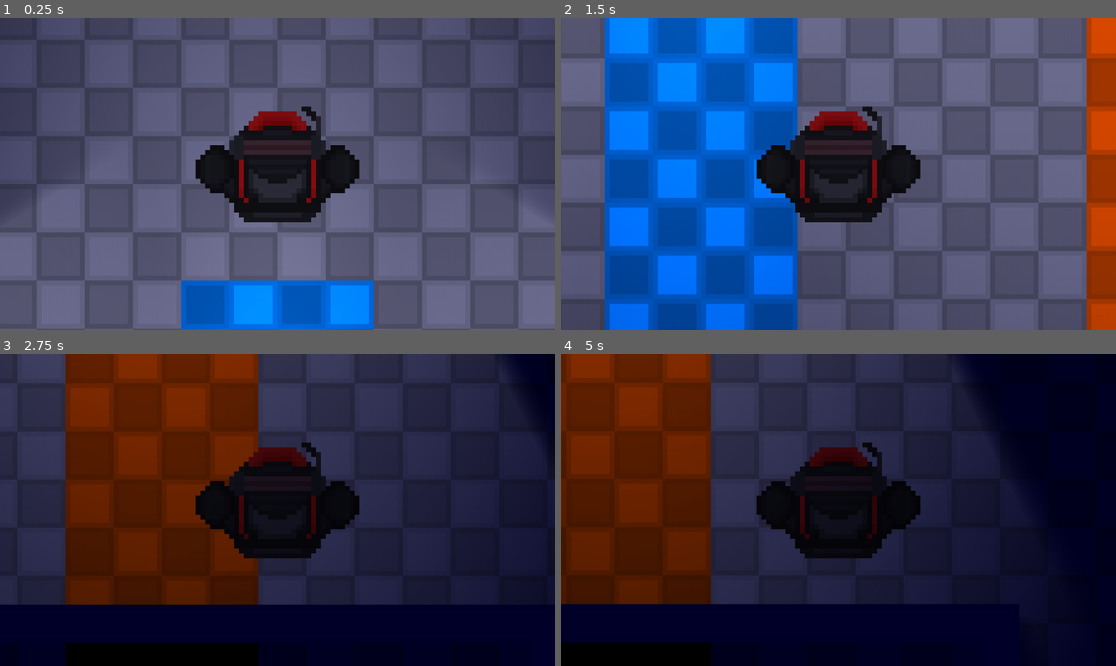
Above: before the commit, frames 1-4 (two rows, left to right).
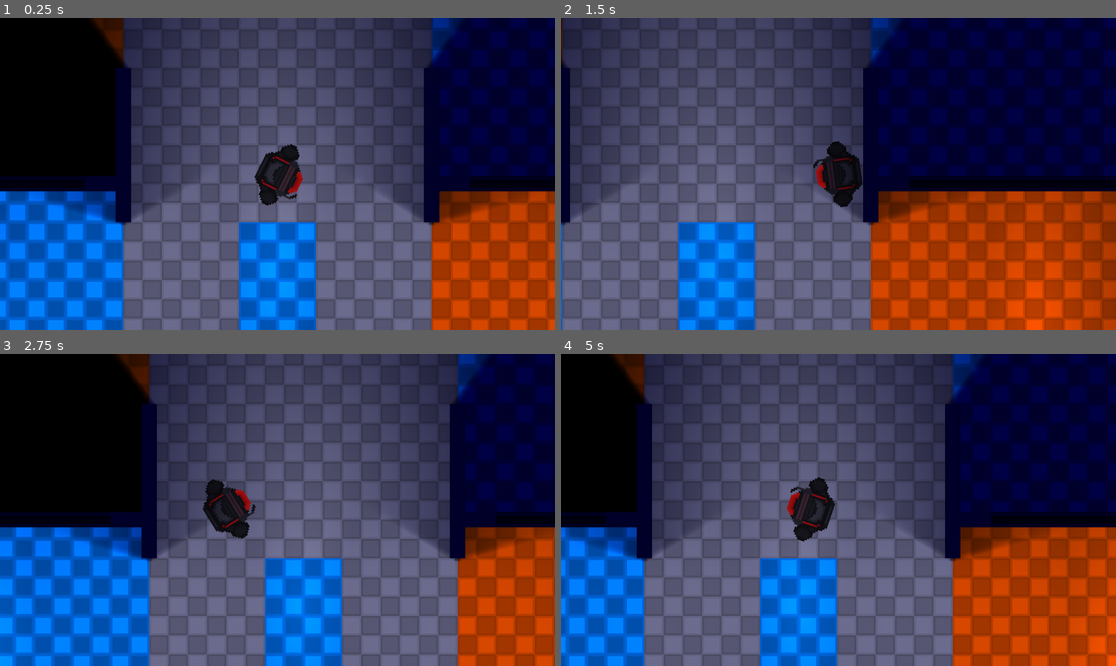
Above: after the commit, the same moments.

Repository: EliasLunden-TIVI/Project-Zero-Reloaded
Game: Godot game, scene res://Scenes/Testing/Testing.tscn
Same seed, same stepped clock (60 frames per second), same inputs: the game is played once before the commit and once after it. The project has no main scene, so this scene is started directly.
Inputs (mouse positions are in pixels of both pictures, inside the frame that each line leads up to):
- Up to frame 1 (0.25 s): no input
- Up to frame 2 (1.5 s): tap Enter (ui_accept) at 0.5, 0.77, 0.8, 1.07, 1.35 s; move the mouse to (960, 158) at 0.52 s; hold Shift (Movement_Sprint, bound only after the commit) 0.53-1.28 s; hold Right (ui_right) from 0.53 s (still down); move the mouse to (727, 189) at 1.27 s
- Up to frame 3 (2.75 s): tap Enter (ui_accept) at 1.52, 1.82, 2.3 s; tap Shift (Movement_Sprint, bound only after the commit) at 1.55 s; move the mouse to (333, 441) at 2.02 s; release Right (ui_right) at 2.03 s; hold Left (ui_left) from 2.03 s (still down); hold Shift (Movement_Sprint, bound only after the commit) from 2.03 s (still down)
- Up to frame 4 (5 s): move the mouse to (810, 572) at 2.77 s; release Left (ui_left) at 2.78 s; release Shift (Movement_Sprint, bound only after the commit) at 2.78 s; hold Right (ui_right) 2.78-4.28 s; tap Shift (Movement_Sprint, bound only after the commit) at 2.85, 4.35 s; tap Enter (ui_accept) at 3.02, 3.32, 3.6, 3.77, 4.07, 4.52, 4.82 s; move the mouse to (1005, 556) at 3.52 s; move the mouse to (672, 463) at 4.27 s; hold Left (ui_left) from 4.28 s (still down)

The runs differ from the first frame. In frame 1, 77% of the frame differs, in the area x 0-100%, y 0-100%; in frame 2, 90%; in frame 3, 86%; in frame 4, 78%.

Commit message:
Added player movement
- Added X and Y axis movement
- Added movement related variables

- Made movement be seperate from physics process, fixing a bug that caused jittery movement.

Diff:
--- a/Prefabs/Player.tscn
+++ b/Prefabs/Player.tscn
@@ -8,6 +8,9 @@
 [ext_resource type="Texture2D" uid="uid://cboctssvoh1qe" path="res://Textures/Character/Player/Zero/Zero.Head.png" id="6_gg3t4"]
 [ext_resource type="Texture2D" uid="uid://be2fiufhg55k6" path="res://Textures/Character/Player/Zero/Zero.visor.png" id="7_javds"]
 [ext_resource type="Texture2D" uid="uid://trmg1qdhkcae" path="res://Textures/Character/Player/Zero/Zero_Shoulder2.png" id="9_lhekp"]
+
+[sub_resource type="CanvasItemMaterial" id="CanvasItemMaterial_31m54"]
+light_mode = 1
 
 [sub_resource type="Animation" id="Animation_javds"]
 length = 0.001
@@ -1185,6 +1188,7 @@
 radius = 138.43771
 
 [node name="Player" type="CharacterBody2D" unique_id=1520154662]
+physics_interpolation_mode = 1
 script = ExtResource("1_um8lo")
 
 [node name="Skeleton2D" type="Skeleton2D" parent="." unique_id=324574269]
@@ -1248,9 +1252,13 @@
 
 [node name="Head-Visor" type="Sprite2D" parent="Torso/Head" unique_id=1201544155]
 z_index = 1
+material = SubResource("CanvasItemMaterial_31m54")
 texture = ExtResource("7_javds")
 
 [node name="Camera2D" type="Camera2D" parent="." unique_id=504990517]
+zoom = Vector2(0.4, 0.4)
+position_smoothing_enabled = true
+rotation_smoothing_enabled = true
 
 [node name="CharacterAnimator" type="AnimationPlayer" parent="." unique_id=1416798122]
 libraries/ = SubResource("AnimationLibrary_lhekp")
--- a/Scenes/Testing/Testing.tscn
+++ b/Scenes/Testing/Testing.tscn
@@ -74,447 +74,6 @@
 0:0/0 = 0
 1:0/0 = 0
 2:0/0 = 0
-3:0/0 = 0
-4:0/0 = 0
-5:0/0 = 0
-6:0/0 = 0
-7:0/0 = 0
-8:0/0 = 0
-9:0/0 = 0
-10:0/0 = 0
-11:0/0 = 0
-12:0/0 = 0
-13:0/0 = 0
-14:0/0 = 0
-15:0/0 = 0
-16:0/0 = 0
-17:0/0 = 0
-18:0/0 = 0
-19:0/0 = 0
-20:0/0 = 0
-21:0/0 = 0
-22:0/0 = 0
-23:0/0 = 0
-24:0/0 = 0
-25:0/0 = 0
-26:0/0 = 0
-27:0/0 = 0
-28:0/0 = 0
-29:0/0 = 0
-30:0/0 = 0
-31:0/0 = 0
-32:0/0 = 0
-33:0/0 = 0
-34:0/0 = 0
-35:0/0 = 0
-36:0/0 = 0
-0:1/0 = 0
-1:1/0 = 0
-2:1/0 = 0
-3:1/0 = 0
-4:1/0 = 0
-5:1/0 = 0
-6:1/0 = 0
-7:1/0 = 0
-8:1/0 = 0
-9:1/0 = 0
-10:1/0 = 0
-11:1/0 = 0
-12:1/0 = 0
-13:1/0 = 0
-14:1/0 = 0
-15:1/0 = 0
-16:1/0 = 0
-17:1/0 = 0
-18:1/0 = 0
-19:1/0 = 0
-20:1/0 = 0
-21:1/0 = 0
-22:1/0 = 0
-23:1/0 = 0
-24:1/0 = 0
-25:1/0 = 0
-26:1/0 = 0
-27:1/0 = 0
-28:1/0 = 0
-29:1/0 = 0
-30:1/0 = 0
-31:1/0 = 0
-32:1/0 = 0
-33:1/0 = 0
-34:1/0 = 0
-35:1/0 = 0
-36:1/0 = 0
-0:2/0 = 0
-1:2/0 = 0
-2:2/0 = 0
-3:2/0 = 0
-4:2/0 = 0
-5:2/0 = 0
-6:2/0 = 0
-7:2/0 = 0
-8:2/0 = 0
-9:2/0 = 0
-10:2/0 = 0
-11:2/0 = 0
-12:2/0 = 0
-13:2/0 = 0
-14:2/0 = 0
-15:2/0 = 0
-16:2/0 = 0
-17:2/0 = 0
-18:2/0 = 0
-19:2/0 = 0
-20:2/0 = 0
-21:2/0 = 0
-22:2/0 = 0
-23:2/0 = 0
-24:2/0 = 0
-25:2/0 = 0
-26:2/0 = 0
-27:2/0 = 0
-28:2/0 = 0
-29:2/0 = 0
-30:2/0 = 0
-31:2/0 = 0
-32:2/0 = 0
-33:2/0 = 0
-34:2/0 = 0
-35:2/0 = 0
-36:2/0 = 0
-0:3/0 = 0
-1:3/0 = 0
-2:3/0 = 0
-3:3/0 = 0
-4:3/0 = 0
-5:3/0 = 0
-6:3/0 = 0
-7:3/0 = 0
-8:3/0 = 0
-9:3/0 = 0
-10:3/0 = 0
-11:3/0 = 0
-12:3/0 = 0
-13:3/0 = 0
-14:3/0 = 0
-15:3/0 = 0
-16:3/0 = 0
-17:3/0 = 0
-18:3/0 = 0
-19:3/0 = 0
-20:3/0 = 0
-21:3/0 = 0
-22:3/0 = 0
-23:3/0 = 0
-24:3/0 = 0
-25:3/0 = 0
-26:3/0 = 0
-27:3/0 = 0
-28:3/0 = 0
-29:3/0 = 0
-30:3/0 = 0
-31:3/0 = 0
-32:3/0 = 0
-33:3/0 = 0
-34:3/0 = 0
-35:3/0 = 0
-36:3/0 = 0
-0:4/0 = 0
-1:4/0 = 0
-2:4/0 = 0
-3:4/0 = 0
-4:4/0 = 0
-5:4/0 = 0
-6:4/0 = 0
-7:4/0 = 0
-8:4/0 = 0
-9:4/0 = 0
-10:4/0 = 0
-11:4/0 = 0
-12:4/0 = 0
-13:4/0 = 0
-14:4/0 = 0
-15:4/0 = 0
-16:4/0 = 0
-17:4/0 = 0
-18:4/0 = 0
-19:4/0 = 0
-20:4/0 = 0
-21:4/0 = 0
-22:4/0 = 0
-23:4/0 = 0
-24:4/0 = 0
-25:4/0 = 0
-26:4/0 = 0
-27:4/0 = 0
-28:4/0 = 0
-29:4/0 = 0
-30:4/0 = 0
-31:4/0 = 0
-32:4/0 = 0
-33:4/0 = 0
-34:4/0 = 0
-35:4/0 = 0
-36:4/0 = 0
-0:5/0 = 0
-1:5/0 = 0
-2:5/0 = 0
-3:5/0 = 0
-4:5/0 = 0
-5:5/0 = 0
-6:5/0 = 0
-7:5/0 = 0
-8:5/0 = 0
-9:5/0 = 0
-10:5/0 = 0
-11:5/0 = 0
-12:5/0 = 0
-13:5/0 = 0
-14:5/0 = 0
-15:5/0 = 0
-16:5/0 = 0
-17:5/0 = 0
-18:5/0 = 0
-19:5/0 = 0
-20:5/0 = 0
-21:5/0 = 0
-22:5/0 = 0
-23:5/0 = 0
-24:5/0 = 0
-25:5/0 = 0
-26:5/0 = 0
-27:5/0 = 0
-28:5/0 = 0
-29:5/0 = 0
-30:5/0 = 0
-31:5/0 = 0
-32:5/0 = 0
-33:5/0 = 0
-34:5/0 = 0
-35:5/0 = 0
-36:5/0 = 0
-0:6/0 = 0
-1:6/0 = 0
-2:6/0 = 0
-3:6/0 = 0
-4:6/0 = 0
-5:6/0 = 0
-6:6/0 = 0
-7:6/0 = 0
-8:6/0 = 0
-9:6/0 = 0
-10:6/0 = 0
-11:6/0 = 0
-12:6/0 = 0
-13:6/0 = 0
-14:6/0 = 0
-15:6/0 = 0
-16:6/0 = 0
-17:6/0 = 0
-18:6/0 = 0
-19:6/0 = 0
-20:6/0 = 0
-21:6/0 = 0
-22:6/0 = 0
-23:6/0 = 0
-24:6/0 = 0
-25:6/0 = 0
-26:6/0 = 0
-27:6/0 = 0
-28:6/0 = 0
-29:6/0 = 0
-30:6/0 = 0
-31:6/0 = 0
-32:6/0 = 0
-33:6/0 = 0
-34:6/0 = 0
-35:6/0 = 0
-36:6/0 = 0
-0:7/0 = 0
-1:7/0 = 0
-2:7/0 = 0
-3:7/0 = 0
-4:7/0 = 0
-5:7/0 = 0
-6:7/0 = 0
-7:7/0 = 0
-8:7/0 = 0
-9:7/0 = 0
-10:7/0 = 0
-11:7/0 = 0
-12:7/0 = 0
-13:7/0 = 0
-14:7/0 = 0
-15:7/0 = 0
-16:7/0 = 0
-17:7/0 = 0
-18:7/0 = 0
-19:7/0 = 0
-20:7/0 = 0
-21:7/0 = 0
-22:7/0 = 0
-23:7/0 = 0
-24:7/0 = 0
-25:7/0 = 0
-26:7/0 = 0
-27:7/0 = 0
-28:7/0 = 0
-29:7/0 = 0
-30:7/0 = 0
-31:7/0 = 0
-32:7/0 = 0
-33:7/0 = 0
-34:7/0 = 0
-35:7/0 = 0
-36:7/0 = 0
-0:8/0 = 0
-1:8/0 = 0
-2:8/0 = 0
-3:8/0 = 0
-4:8/0 = 0
-5:8/0 = 0
-6:8/0 = 0
-7:8/0 = 0
-8:8/0 = 0
-9:8/0 = 0
-10:8/0 = 0
-11:8/0 = 0
-12:8/0 = 0
-13:8/0 = 0
-14:8/0 = 0
-15:8/0 = 0
-16:8/0 = 0
-17:8/0 = 0
-18:8/0 = 0
-19:8/0 = 0
-20:8/0 = 0
-21:8/0 = 0
-22:8/0 = 0
-23:8/0 = 0
-24:8/0 = 0
-25:8/0 = 0
-26:8/0 = 0
-27:8/0 = 0
-28:8/0 = 0
-29:8/0 = 0
-30:8/0 = 0
-31:8/0 = 0
-32:8/0 = 0
-33:8/0 = 0
-34:8/0 = 0
-35:8/0 = 0
-36:8/0 = 0
-0:9/0 = 0
-1:9/0 = 0
-2:9/0 = 0
-3:9/0 = 0
-4:9/0 = 0
-5:9/0 = 0
-6:9/0 = 0
-7:9/0 = 0
-8:9/0 = 0
-9:9/0 = 0
-10:9/0 = 0
-11:9/0 = 0
-12:9/0 = 0
-13:9/0 = 0
-14:9/0 = 0
-15:9/0 = 0
-16:9/0 = 0
-17:9/0 = 0
-18:9/0 = 0
-19:9/0 = 0
-20:9/0 = 0
-21:9/0 = 0
-22:9/0 = 0
-23:9/0 = 0
-24:9/0 = 0
-25:9/0 = 0
-26:9/0 = 0
-27:9/0 = 0
-28:9/0 = 0
-29:9/0 = 0
-30:9/0 = 0
-31:9/0 = 0
-32:9/0 = 0
-33:9/0 = 0
-34:9/0 = 0
-35:9/0 = 0
-36:9/0 = 0
-0:10/0 = 0
-1:10/0 = 0
-2:10/0 = 0
-3:10/0 = 0
-4:10/0 = 0
-5:10/0 = 0
-6:10/0 = 0
-7:10/0 = 0
-8:10/0 = 0
-9:10/0 = 0
-10:10/0 = 0
-11:10/0 = 0
-12:10/0 = 0
-13:10/0 = 0
-14:10/0 = 0
-15:10/0 = 0
-16:10/0 = 0
-17:10/0 = 0
-18:10/0 = 0
-19:10/0 = 0
-20:10/0 = 0
-21:10/0 = 0
-22:10/0 = 0
-23:10/0 = 0
-24:10/0 = 0
-25:10/0 = 0
-26:10/0 = 0
-27:10/0 = 0
-28:10/0 = 0
-29:10/0 = 0
-30:10/0 = 0
-31:10/0 = 0
-32:10/0 = 0
-33:10/0 = 0
-34:10/0 = 0
-35:10/0 = 0
-36:10/0 = 0
-0:11/0 = 0
-1:11/0 = 0
-2:11/0 = 0
-3:11/0 = 0
-4:11/0 = 0
-5:11/0 = 0
-6:11/0 = 0
-7:11/0 = 0
-8:11/0 = 0
-9:11/0 = 0
-10:11/0 = 0
-11:11/0 = 0
-12:11/0 = 0
-13:11/0 = 0
-14:11/0 = 0
-15:11/0 = 0
-16:11/0 = 0
-17:11/0 = 0
-18:11/0 = 0
-19:11/0 = 0
-20:11/0 = 0
-21:11/0 = 0
-22:11/0 = 0
-23:11/0 = 0
-24:11/0 = 0
-25:11/0 = 0
-26:11/0 = 0
-27:11/0 = 0
-28:11/0 = 0
-29:11/0 = 0
-30:11/0 = 0
-31:11/0 = 0
-32:11/0 = 0
-33:11/0 = 0
-34:11/0 = 0
-35:11/0 = 0
-36:11/0 = 0
 
 [sub_resource type="TileSet" id="TileSet_7tyv7"]
 tile_size = Vector2i(200, 200)
--- a/Scripts/Player/Player-core.gd
+++ b/Scripts/Player/Player-core.gd
@@ -1,25 +1,52 @@
 extends CharacterBody2D
 
+# MOVEMENT #
 
-const SPEED = 300.0
-const JUMP_VELOCITY = -400.0
+# CURRENT PLAYER SPEED
+var SPEED: float
+# PRECENT % BASED MODIFIER THAT DECREASES / INCREASES MOVEMENT. ITS APPLIED TO ALL MOVEMENT!
+@export var SPEEDMODIFIER: float = 1.0
+# DEFAULT WALKSPEED
+@export var BASEWALKSPEED: float = 750
+# DEFAULT RUNSPEED
+@export var BASESPRINTSPEED: float = 1500
+# IF PLAYER MOVEMENT IS ENABLED
+@export var MovementActive: bool = true
+
+# SIGNAL RESOURCES
 
 
-func _physics_process(delta: float) -> void:
-	# Add the gravity.
-	if not is_on_floor():
-		velocity += get_gravity() * delta
+func _ready() -> void:
+	pass
 
-	# Handle jump.
-	if Input.is_action_just_pressed("ui_accept") and is_on_floor():
-		velocity.y = JUMP_VELOCITY
+func get_input() -> Vector2:
+	var input := Vector2.ZERO
 
-	# Get the input direction and handle the movement/deceleration.
-	# As good practice, you should replace UI actions with custom gameplay actions.
-	var direction := Input.get_axis("ui_left", "ui_right")
-	if direction:
-		velocity.x = direction * SPEED
+	# CALCULATE MOVEMENT STRENGHT ON THE X AXIS
+	input.x = Input.get_action_strength("Movement_Left") - Input.get_action_strength("Movement_Right")
+	# CALCULATE MOVEMENT STRENGHT ON THE Y AXIS
+	input.y = Input.get_action_strength("Movement_Down") - Input.get_action_strength("Movement_Up")
+
+	if Input.is_action_pressed("ui_up"):
+		SPEEDMODIFIER = 1.5
 	else:
-		velocity.x = move_toward(velocity.x, 0, SPEED)
+		SPEEDMODIFIER = 1
+	return input.normalized()
+
+
+func _process(delta):
+	var playerInput = get_input()
+
+	if Input.is_action_pressed("Movement_Sprint"):
+		SPEED = BASESPRINTSPEED
+	else:
+		SPEED = BASEWALKSPEED
+
+	velocity = playerInput * SPEED * SPEEDMODIFIER
 
 	move_and_slide()
+
+		# Independent aim direction
+	var mouse_position = get_global_mouse_position()
+		# TURN PLAYER TO FACE CURSOR
+	rotation = global_position.direction_to(mouse_position).angle() + PI / 2
--- a/project.godot
+++ b/project.godot
@@ -13,3 +13,39 @@
 config/name="Project-Zero-Reloaded"
 config/features=PackedStringArray("4.7")
 config/icon="res://Textures/Misc/icon.png"
+
+[display]
+
+window/vsync/vsync_mode=0
+
+[input]
+
+Movement_Right={
+"deadzone": 0.2,
+"events": [Object(InputEventKey,"resource_local_to_scene":false,"resource_name":"","device":-1,"window_id":0,"alt_pressed":false,"shift_pressed":false,"ctrl_pressed":false,"meta_pressed":false,"pressed":false,"keycode":0,"physical_keycode":65,"key_label":0,"unicode":97,"location":0,"echo":false,"script":null)
+, Object(InputEventKey,"resource_local_to_scene":false,"resource_name":"","device":-1,"window_id":0,"alt_pressed":false,"shift_pressed":false,"ctrl_pressed":false,"meta_pressed":false,"pressed":false,"keycode":0,"physical_keycode":4194319,"key_label":0,"unicode":0,"location":0,"echo":false,"script":null)
+]
+}
+Movement_Up={
+"deadzone": 0.2,
+"events": [Object(InputEventKey,"resource_local_to_scene":false,"resource_name":"","device":-1,"window_id":0,"alt_pressed":false,"shift_pressed":false,"ctrl_pressed":false,"meta_pressed":false,"pressed":false,"keycode":0,"physical_keycode":87,"key_label":0,"unicode":119,"location":0,"echo":false,"script":null)
+, Object(InputEventKey,"resource_local_to_scene":false,"resource_name":"","device":-1,"window_id":0,"alt_pressed":false,"shift_pressed":false,"ctrl_pressed":false,"meta_pressed":false,"pressed":false,"keycode":0,"physical_keycode":4194320,"key_label":0,"unicode":0,"location":0,"echo":false,"script":null)
+]
+}
+Movement_Left={
+"deadzone": 0.2,
+"events": [Object(InputEventKey,"resource_local_to_scene":false,"resource_name":"","device":-1,"window_id":0,"alt_pressed":false,"shift_pressed":false,"ctrl_pressed":false,"meta_pressed":false,"pressed":false,"keycode":0,"physical_keycode":68,"key_label":0,"unicode":100,"location":0,"echo":false,"script":null)
+, Object(InputEventKey,"resource_local_to_scene":false,"resource_name":"","device":-1,"window_id":0,"alt_pressed":false,"shift_pressed":false,"ctrl_pressed":false,"meta_pressed":false,"pressed":false,"keycode":0,"physical_keycode":4194321,"key_label":0,"unicode":0,"location":0,"echo":false,"script":null)
+]
+}
+Movement_Down={
+"deadzone": 0.2,
+"events": [Object(InputEventKey,"resource_local_to_scene":false,"resource_name":"","device":-1,"window_id":0,"alt_pressed":false,"shift_pressed":false,"ctrl_pressed":false,"meta_pressed":false,"pressed":false,"keycode":0,"physical_keycode":83,"key_label":0,"unicode":115,"location":0,"echo":false,"script":null)
+, Object(InputEventKey,"resource_local_to_scene":false,"resource_name":"","device":-1,"window_id":0,"alt_pressed":false,"shift_pressed":false,"ctrl_pressed":false,"meta_pressed":false,"pressed":false,"keycode":0,"physical_keycode":4194322,"key_label":0,"unicode":0,"location":0,"echo":false,"script":null)
+]
+}
+Movement_Sprint={
+"deadzone": 0.2,
+"events": [Object(InputEventKey,"resource_local_to_scene":false,"resource_name":"","device":-1,"window_id":0,"alt_pressed":false,"shift_pressed":false,"ctrl_pressed":false,"meta_pressed":false,"pressed":false,"keycode":0,"physical_keycode":4194325,"key_label":0,"unicode":0,"location":0,"echo":false,"script":null)
+]
+}
